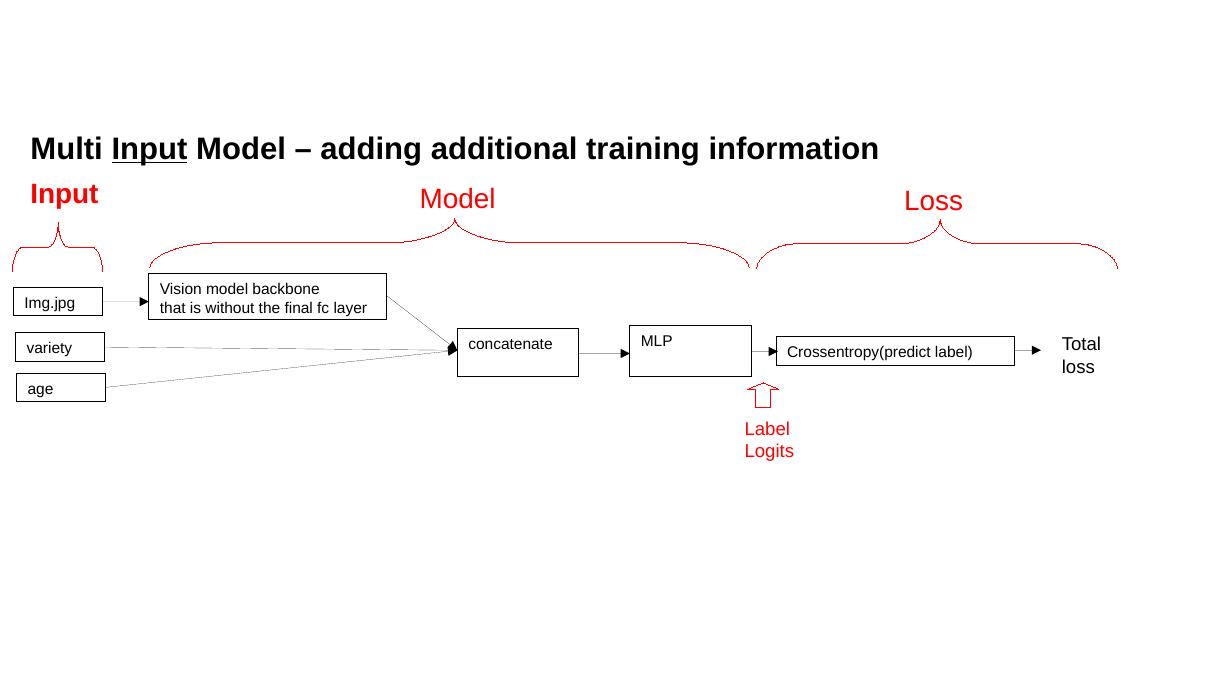
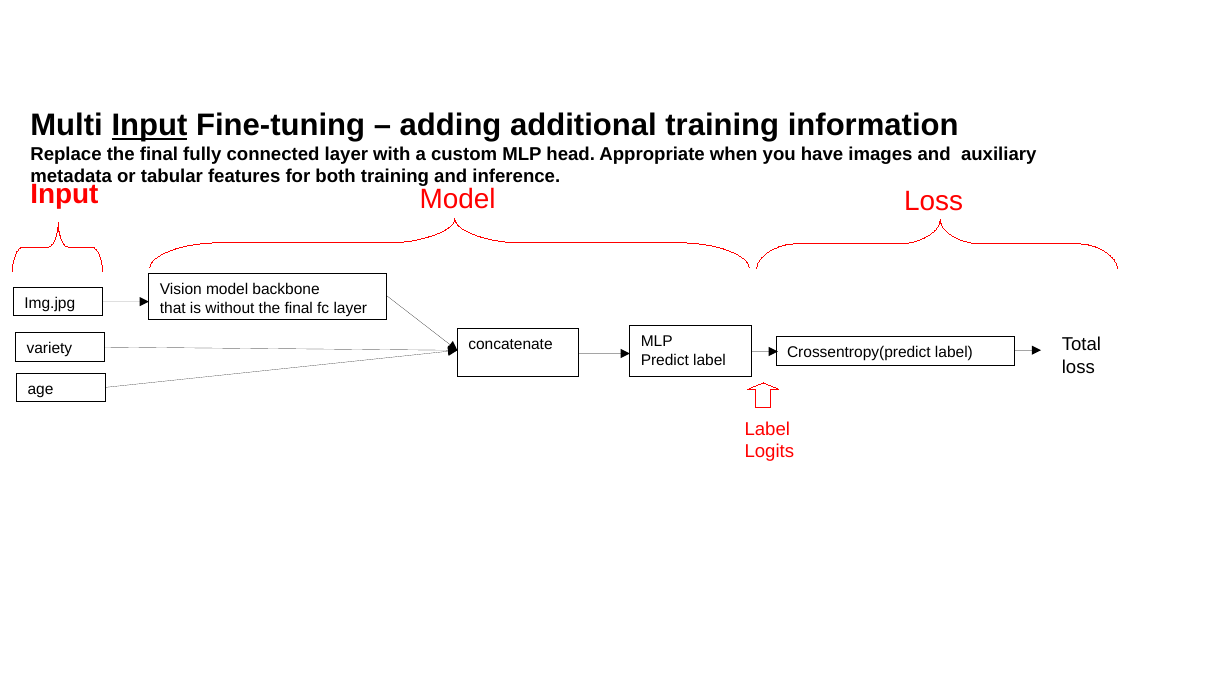
Before and after one commit to CNUClasses/CPSC471, a slide deck: slide 9 of content/lectures/illustration_ppt/illustrations.odp (slide 8 before the commit). Drawn at 1232x693 pixels with LibreOffice and Linux fonts; fonts in the diff are those of the drawing. Boxes give left, top, right and bottom in pixels: in the first picture for what was removed or moved away, otherwise in the second. Text is boxed around its words. In the diff, an @@ line names an element or a change of style, - is before the commit and + after.

```diff
--- a/content/lectures/illustration_ppt/illustrations.odp
+++ b/content/lectures/illustration_ppt/illustrations.odp
@@ text added at (30, 112, 1036, 187), 12 pt, text #000000, bold @@
+Multi Input Fine-tuning – adding additional training information
+Replace the final fully connected layer with a custom MLP head. Appropriate when you have images and auxiliary metadata or tabular features for both training and inference.
@@ text removed at (30, 136, 880, 165) @@
-Multi Input Model – adding additional training information
@@ text in rectangle at (641, 353, 726, 365): paragraph added @@
+Predict label
```
Also in this commit, not shown: 1 other slide changed, 1 slide added, 4 other files.
